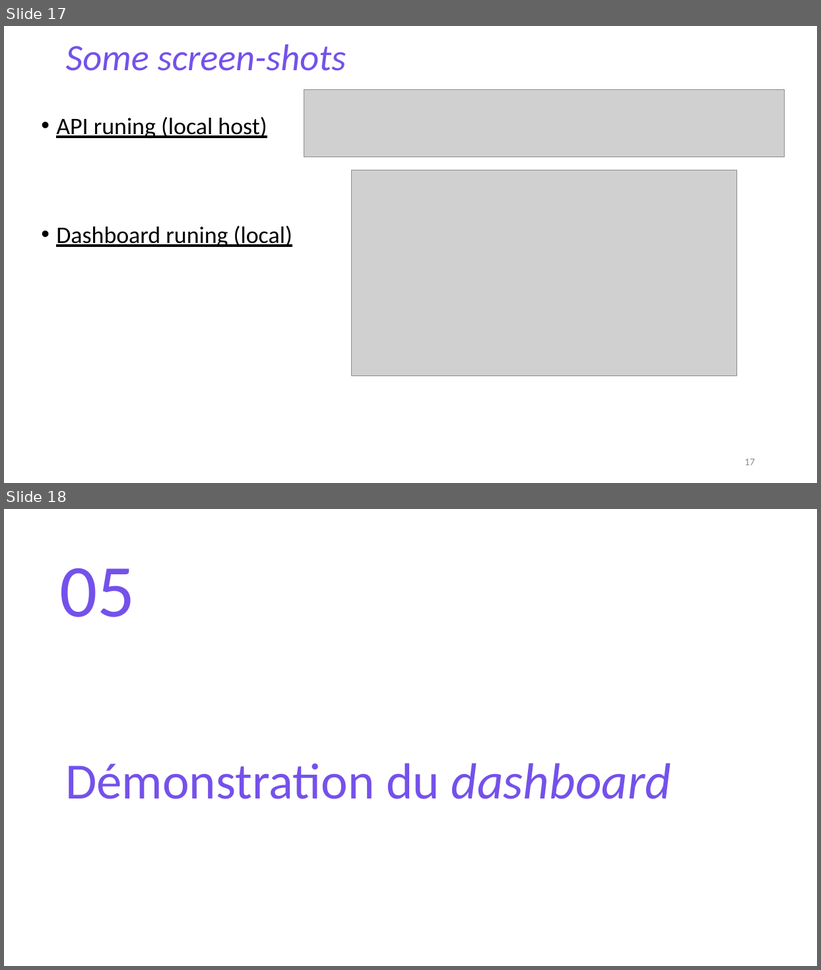
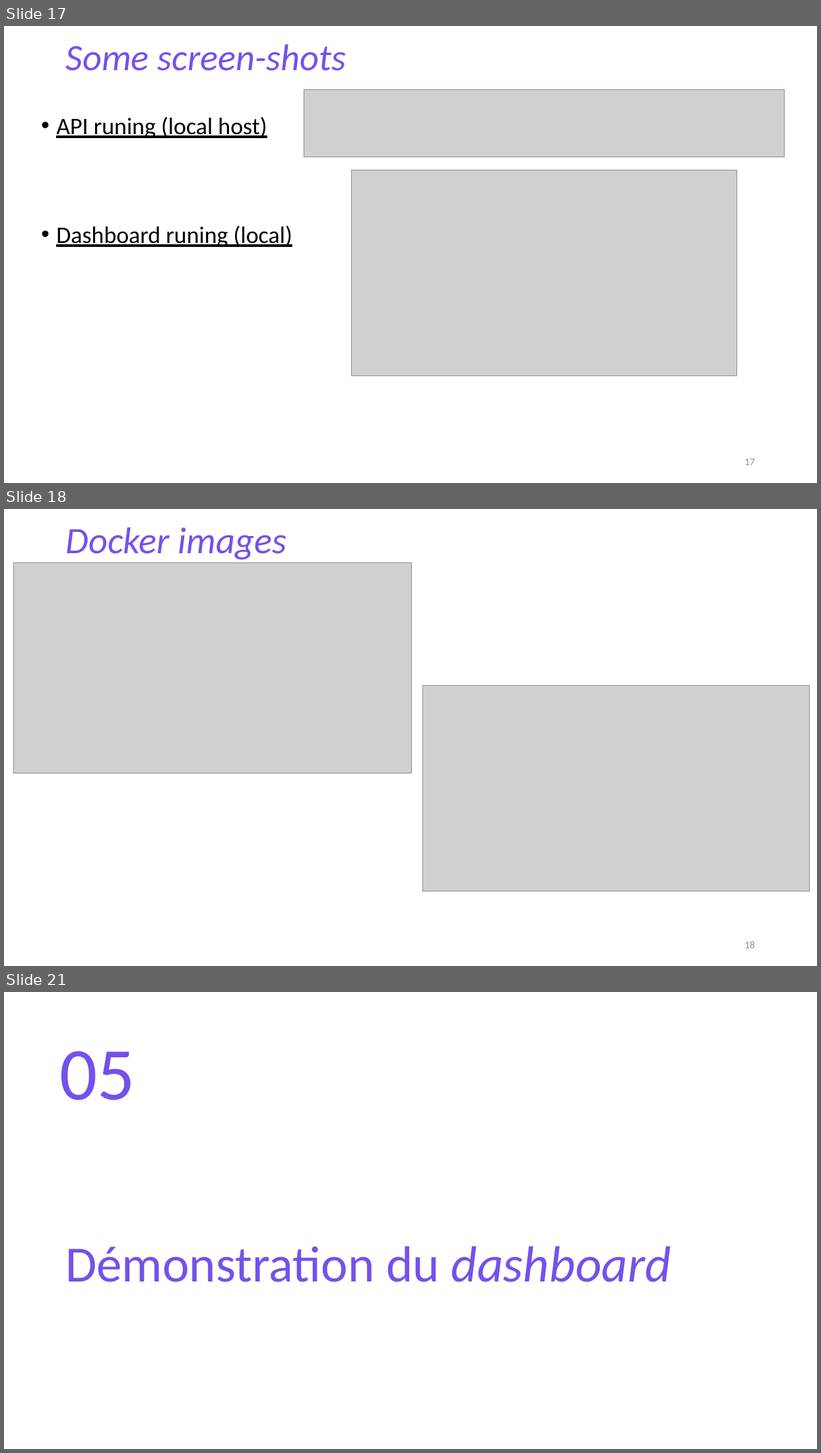
Before and after one commit to DDesou/Projet7_OCR, a slide deck: Desoubzdanne_Denis_4_presentation_112023.pptx. Shown one above the other, each under a label of ours: slides 17 and 18 before the commit, slides 17, 18 and 21 after it; the slides between them are not shown. The pictures are 821x970 and 821x1453 pixels, drawn with LibreOffice and Linux fonts; fonts in the diff are those of the drawing; grey boxes stand for pictures. Boxes give left, top, right and bottom in pixels: in the first picture for what was removed or moved away, otherwise in the second. Text is boxed around its words. In the diff, an @@ line names an element or a change of style, - is before the commit and + after.

```diff
--- a/Desoubzdanne_Denis_4_presentation_112023.pptx
+++ b/Desoubzdanne_Denis_4_presentation_112023.pptx
@@ slide 18 added at box(4, 509, 817, 966), background #FFFFFF @@
@@ text added at box(66, 527, 287, 560), 44 pt, text #7451EB, italic @@
+Docker images
@@ picture added at box(14, 563, 412, 774) @@
@@ picture added at box(422, 685, 809, 891) @@
@@ page number added at box(745, 941, 755, 949), 12 pt, text #8C8C8C @@
+18
@@ what was slide 18 is now slide 21 @@
```
Also in this commit, not shown: 1 slide changed, 2 other slides added, 3 other files.
